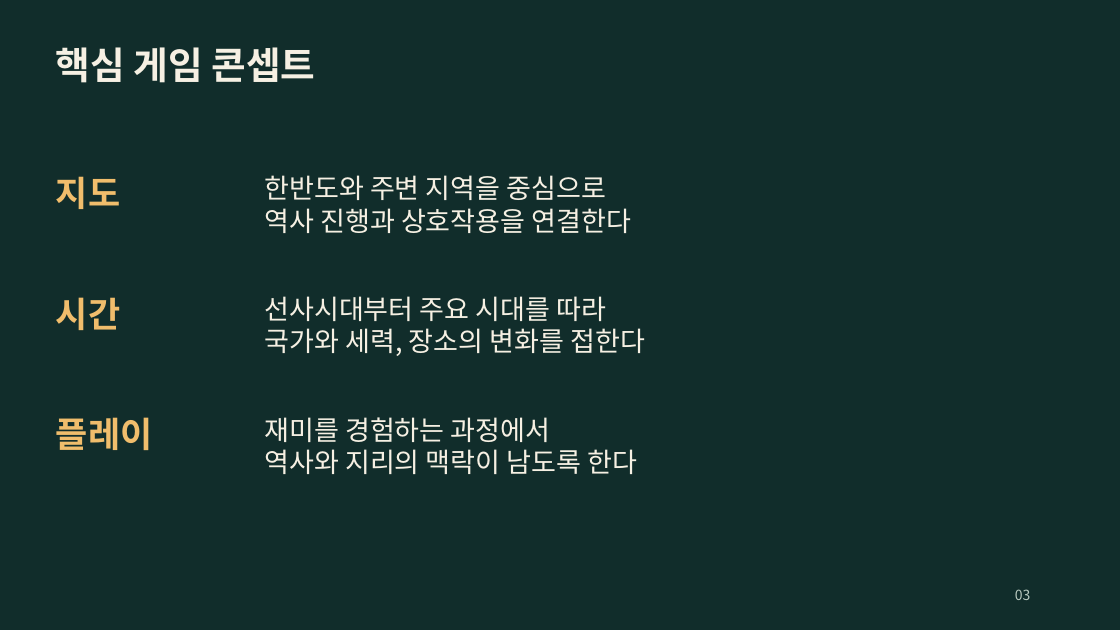
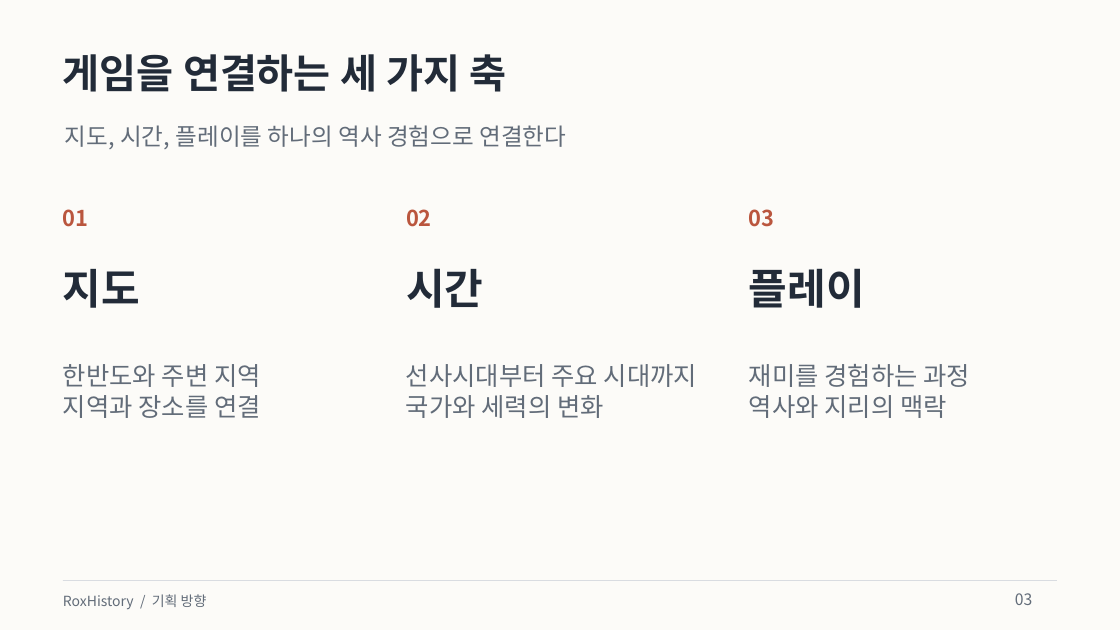
Before and after one commit to byungho-cho/roxhistory, a slide deck: slide 3 of presentations/RoxHistory_Overview_v0.1-handover.pptx. Drawn at 1120x630 pixels with LibreOffice and Linux fonts; fonts in the diff are those of the drawing. Boxes give left, top, right and bottom in pixels: in the first picture for what was removed or moved away, otherwise in the second. Text is boxed around its words. In the diff, an @@ line names an element or a change of style, - is before the commit and + after.

Commit message:
design: refresh presentations with a light editorial style and concise copy

```diff
--- a/presentations/RoxHistory_Overview_v0.1-handover.pptx
+++ b/presentations/RoxHistory_Overview_v0.1-handover.pptx
@@ background #112D2B to #FCFBF8 @@
@@ text at bbox=[63, 54, 506, 92]: text changed; size 32.2 to 34.5 pt; text colour #F6F0E3 to #222B38 @@
-핵심 게임 콘셉트
+게임을 연결하는 세 가지 축
@@ text added at bbox=[65, 125, 566, 149], 20.2 pt, text #626C79 @@
+지도, 시간, 플레이를 하나의 역사 경험으로 연결한다
@@ text removed at bbox=[264, 175, 632, 233] @@
-한반도와 주변 지역을 중심으로
-역사 진행과 상호작용을 연결한다
@@ text added at bbox=[63, 209, 89, 227], 18.8 pt, text #BA563E, bold @@
+01
@@ text added at bbox=[406, 209, 432, 227], 18.8 pt, text #BA563E, bold @@
+02
@@ text added at bbox=[749, 209, 775, 227], 18.8 pt, text #BA563E, bold @@
+03
@@ text "지도": place and size @@
-text "지도" at bbox=[56, 176, 120, 209]
+text "지도" at bbox=[63, 269, 140, 308]
@@ text "시간": place and size @@
-text "시간" at bbox=[56, 297, 120, 330]
+text "시간" at bbox=[406, 268, 483, 308]
@@ size 30 to 36 pt, text colour #F0BD6C to #222B38 in 3 elements at bbox=[63, 269, 140, 308], bbox=[406, 268, 483, 308], bbox=[749, 268, 865, 308] @@
@@ text "플레이": place and size @@
-text "플레이" at bbox=[56, 417, 153, 450]
+text "플레이" at bbox=[749, 268, 865, 308]
@@ text added at bbox=[63, 364, 261, 418], 21.8 pt, text #626C79 @@
+한반도와 주변 지역
+지역과 장소를 연결
@@ text at bbox=[406, 364, 697, 418]: text changed; size 23.2 to 21.8 pt; text colour #F6F0E3 to #626C79 @@
-선사시대부터 주요 시대를 따라
-국가와 세력, 장소의 변화를 접한다
+선사시대부터 주요 시대까지
+국가와 세력의 변화
@@ text at bbox=[749, 364, 970, 418]: text changed; size 23.2 to 21.8 pt; text colour #F6F0E3 to #626C79 @@
-재미를 경험하는 과정에서
-역사와 지리의 맥락이 남도록 한다
+재미를 경험하는 과정
+역사와 지리의 맥락
@@ rectangle added at bbox=[63, 581, 1057, 581], fill #D9DCE1 @@
@@ text added at bbox=[63, 594, 207, 609], 12 pt, text #626C79 @@
+RoxHistory / 기획 방향
@@ text "03" at bbox=[1015, 593, 1032, 605]: size 12 to 13.5 pt, text colour #B9C9BF to #626C79 @@
```
Also in this commit, not shown: 9 other slides changed, 8 other files.
